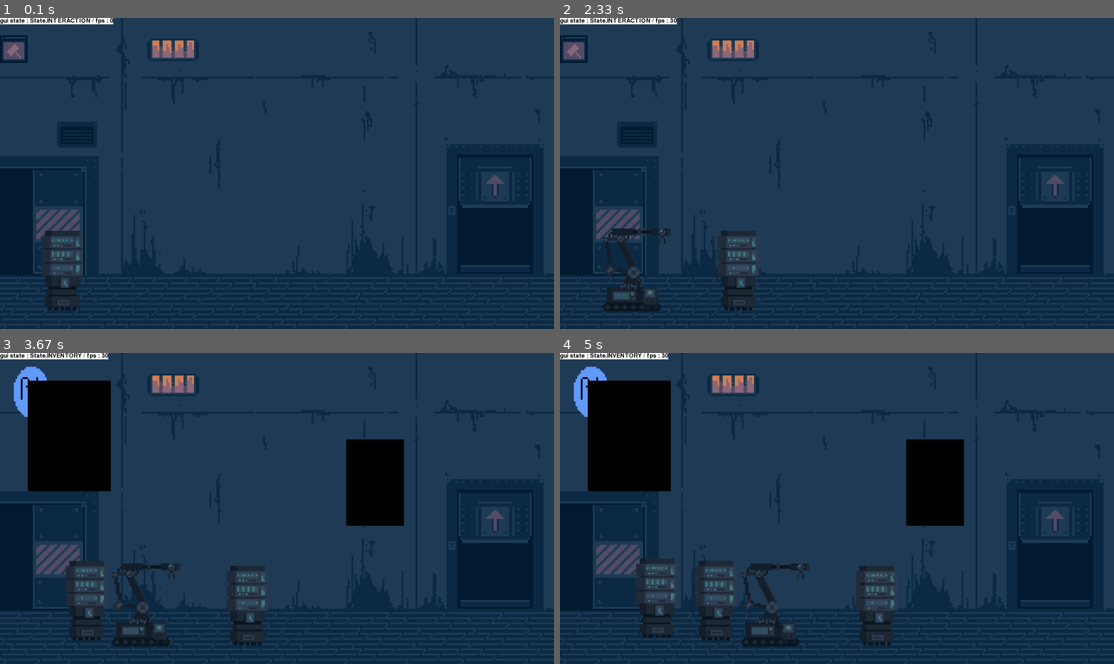
Above: before the commit, frames 1-4 (two rows, left to right).
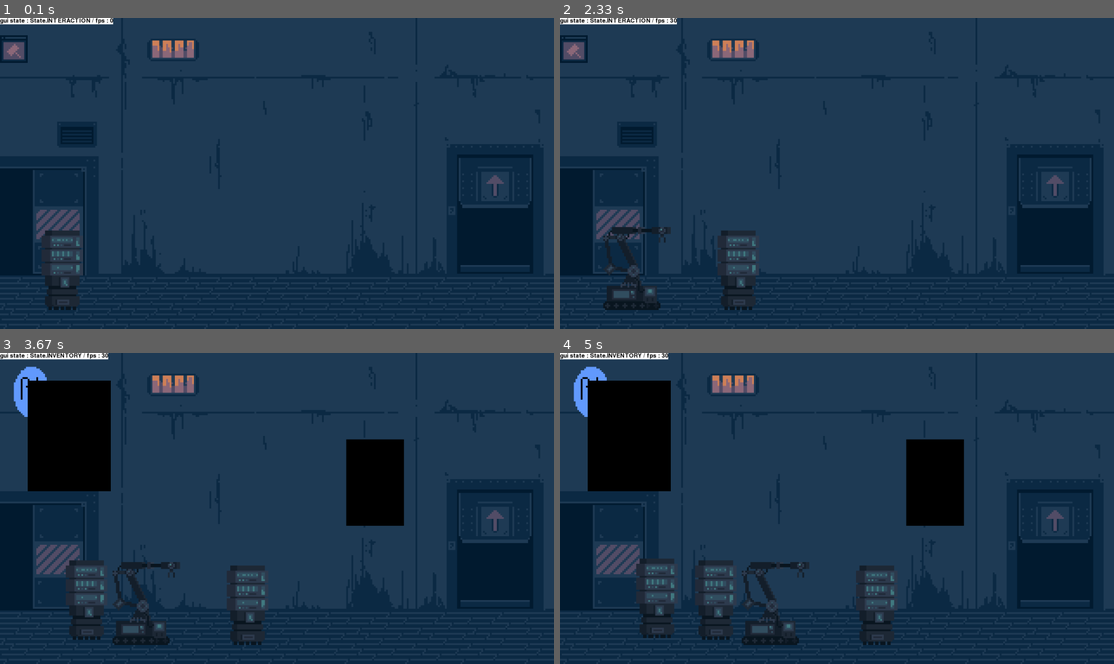
Above: after the commit, the same moments.

Repository: PouchyCorp/TrophNSI
Game: pygame game, started from sources/main.py
Same seed, same stepped clock (60 frames per second), same inputs: the game is played once before the commit and once after it.
Inputs (mouse positions are in pixels of both pictures, inside the frame that each line leads up to):
- Up to frame 1 (0.1 s): no input
- Up to frame 2 (2.33 s): tap Space at 0.33, 1.07, 1.37, 1.57, 1.9, 2.3 s; click (593, 58) at 0.72 s; hold Up 1-1.47 s; hold Down 1.5-1.8 s; hold Up 1.83-2.2 s; move the mouse to (892, 241) at 1.87 s; tap B at 1.98 s; hold Down from 2.23 s (still down)
- Up to frame 3 (3.67 s): release Down at 2.6 s; hold Up 2.63-2.93 s; move the mouse to (360, 399) at 2.67 s; tap Space at 2.7, 3.03, 3.37 s; hold Down 2.97-3.27 s; tap B at 3.12 s; hold Up from 3.3 s (still down); move the mouse to (132, 393) at 3.33 s
- Up to frame 4 (5 s): release Up at 3.67 s; hold Down 3.7-4.07 s; tap Space at 3.77, 4.17, 4.5, 4.83 s; hold Up 4.1-4.4 s; move the mouse to (637, 499) at 4.13 s; tap B at 4.25 s; hold Down 4.43-4.73 s; hold Up from 4.77 s (still down); move the mouse to (837, 545) at 4.8 s

The runs differ from the first frame. In frame 1, less than 0.1% of the frame differs, in the area x 9-15%, y 72-83%; in frame 2, 0.3%; in frame 3, 0.3%; in frame 4, 0.3%, in the area x 25-61%, y 66-95%.

Commit message:
coord property update

Diff:
--- a/sources/objects/bot.py
+++ b/sources/objects/bot.py
@@ -27,7 +27,7 @@
         self.queued_bot_movement : dict[Bot: int] = {}
 
     def add_bot(self):
-        if self.bots[0] is Bot:
+        if type(self.bots[0]) == Bot:
             print("can't add another bot")
             return
         else:
@@ -77,11 +77,6 @@
         self.__move_cntr = 0
         self.move_dir = "RIGHT"
         self.sprite = choice([sprite.P4,sprite.P5])
-
-        if self.coord.y < 700:
-            self.background = True
-        else:
-            self.background = False
 
     def logic(self, other_bots_inline, current_room):
         '''finite state machine (FSM) implementation for bot ai'''
--- a/sources/objects/coord.py
+++ b/sources/objects/coord.py
@@ -1,10 +1,34 @@
 class Coord:
-    def __init__(self, room_num : int, xy : tuple[int]) -> None:
+    def __init__(self, room_num : int, xy : tuple[int] = (0,0)) -> None:
         '''coordinate system for all objects'''
         self.room_num = room_num
-        self.xy = xy
-        self.x, self.y = xy
+        self._x, self._y = xy
         self.__pixelSize = 6
+
+    @property
+    def x(self):
+        return self._x
+
+    @x.setter
+    def x(self, value):
+        self._x = value
+
+    @property
+    def y(self):
+        return self._y
+
+    @y.setter
+    def y(self, value):
+        self._y = value
+
+    @property
+    def xy(self):
+        return (self._x, self._y)
+
+    @xy.setter
+    def xy(self, value):
+        self._x, self._y = value
+
 
     def get_pixel_perfect(self, flag : int = 0, pxl : int = 0) -> tuple[int]:
         '''Rounds down the coords to match with the pixel art 6*6 pixel size
@@ -32,3 +56,7 @@
     print(coord)
     assert coord.get_pixel_perfect() == (648, 696)
     assert coord.get_pixel_perfect(1) == (654, 702)
+
+    coord.y, coord.x = (20,30)
+    coord.xy = (0,8)
+    assert coord.x == 0 and coord.y == 8
